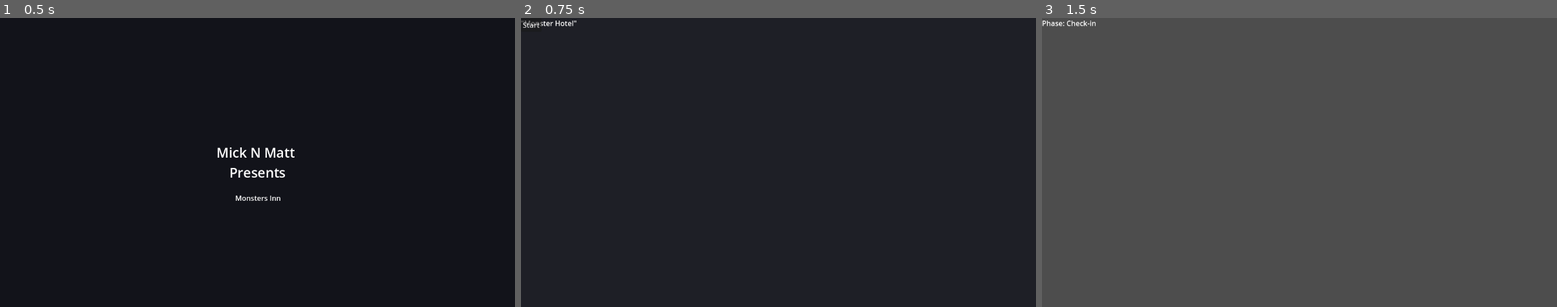
Above: before the commit, frames 1-3 (left to right).
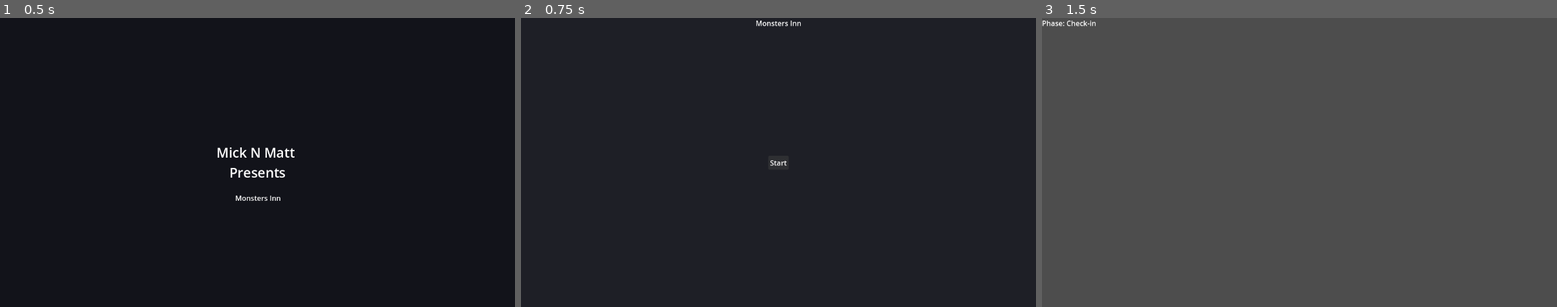
Above: after the commit, the same moments.

Repository: mwhittaker1/monsters_inn
Game: Godot game, scene res://scenes/Splash.tscn
The game is run twice, just before and just after one commit, with the same random seed, the same clock (stepped at 60 frames per second) and the same inputs.
Inputs:
- Up to frame 1 (0.5 s): no input
- Up to frame 2 (0.75 s): tap Enter (ui_accept) at 0.5 s; hold Right (ui_right) from 0.53 s (still down); hold Enter (ui_accept) from 0.53 s (still down)
- Up to frame 3 (1.5 s): release Right (ui_right) at 1.25 s; release Enter (ui_accept) at 1.25 s; click "Start" at 1.25 s

Frame 1 is identical in both runs. In frame 2, 0.3% of the frame differs, in the area x 0-55%, y 0-52%; in frame 3, nothing differs.
Error before the commit: Trying to assign value of type 'AudioStreamPlayer2D' to a variable of type 'AudioStreamPlayer'. (res://scripts/AudioManager.gd:4)
Error after the commit: Parse Error: Unexpected "?" in source. If you want a ternary operator, use "truthy_value if true_condition else falsy_value". (res://scripts/GameManager.gd:41)

Commit message:
working out bugs in gamescreen.

Diff:
--- a/project.godot
+++ b/project.godot
@@ -15,6 +15,14 @@
 config/features=PackedStringArray("4.4", "GL Compatibility")
 config/icon="res://icon.svg"
 
+[autoload]
+
+AudioManager="*res://scripts/AudioManager.gd"
+
+[editor]
+
+version_control/main_scene=""
+
 [rendering]
 
 renderer/rendering_method="gl_compatibility"
--- a/scenes/MainMenu.tscn
+++ b/scenes/MainMenu.tscn
@@ -21,12 +21,29 @@
 color = Color(0.117647, 0.121569, 0.14902, 1)
 
 [node name="Title" type="Label" parent="."]
-offset_right = 40.0
+layout_mode = 1
+anchors_preset = 5
+anchor_left = 0.5
+anchor_right = 0.5
+offset_left = -51.5
+offset_right = 51.5
 offset_bottom = 23.0
-text = "\"Monster Hotel\""
+grow_horizontal = 2
+text = "Monsters Inn"
 horizontal_alignment = 1
+vertical_alignment = 1
 
 [node name="StartButton" type="Button" parent="."]
-offset_right = 8.0
-offset_bottom = 8.0
+layout_mode = 1
+anchors_preset = 8
+anchor_left = 0.5
+anchor_top = 0.5
+anchor_right = 0.5
+anchor_bottom = 0.5
+offset_left = -23.0
+offset_top = -15.5
+offset_right = 23.0
+offset_bottom = 15.5
+grow_horizontal = 2
+grow_vertical = 2
 text = "Start"
--- a/scenes/game.tscn
+++ b/scenes/game.tscn
@@ -1,37 +1,42 @@
-[gd_scene load_steps=9 format=3 uid="uid://bla7pl27j4trd"]
+[gd_scene load_steps=11 format=3 uid="uid://bla7pl27j4trd"]
 
-[ext_resource type="Script" uid="uid://dv1oh8fno7a5y" path="res://scripts/AudioManager.gd" id="1_uwrxv"]
-[ext_resource type="Script" uid="uid://bij8t8762jeo8" path="res://scripts/Player.gd" id="2_yqjtg"]
-[ext_resource type="Script" uid="uid://dku03teb0bgom" path="res://scripts/EventManager.gd" id="3_p57ef"]
-[ext_resource type="Script" uid="uid://c4flt4sl48pat" path="res://scripts/InventoryManager.gd" id="4_u5sy4"]
-[ext_resource type="Script" uid="uid://c3goydtt83vop" path="res://scripts/TaskManager.gd" id="5_gee14"]
-[ext_resource type="Script" uid="uid://bkyg8w0wc7a8i" path="res://scripts/HUD.gd" id="6_0tnpc"]
-[ext_resource type="Script" uid="uid://cdts3k106mbtk" path="res://scripts/TextBoxManager.gd" id="7_gee14"]
-[ext_resource type="Script" uid="uid://dp6skwu4kg477" path="res://scripts/GameManager.gd" id="8_0tnpc"]
+[ext_resource type="Script" uid="uid://dv1oh8fno7a5y" path="res://scripts/AudioManager.gd" id="1_400sg"]
+[ext_resource type="Script" uid="uid://bij8t8762jeo8" path="res://scripts/Player.gd" id="2_g4kob"]
+[ext_resource type="Script" uid="uid://dp6skwu4kg477" path="res://scripts/GameManager.gd" id="3_qy1jj"]
+[ext_resource type="Script" uid="uid://dku03teb0bgom" path="res://scripts/EventManager.gd" id="4_3xj3m"]
+[ext_resource type="Script" uid="uid://c4flt4sl48pat" path="res://scripts/InventoryManager.gd" id="5_mcffj"]
+[ext_resource type="Script" uid="uid://c3goydtt83vop" path="res://scripts/TaskManager.gd" id="6_2rd6h"]
+[ext_resource type="Script" uid="uid://bkyg8w0wc7a8i" path="res://scripts/HUD.gd" id="7_7ua8r"]
+[ext_resource type="Script" uid="uid://cdts3k106mbtk" path="res://scripts/TextBoxManager.gd" id="8_r7sob"]
+[ext_resource type="Script" uid="uid://bbag0p5mxud0f" path="res://scripts/Room.gd" id="9_qy1jj"]
+[ext_resource type="Script" uid="uid://kc84holhcb8s" path="res://scripts/GuestMonster.gd" id="10_3xj3m"]
 
 [node name="Game" type="Node"]
-script = ExtResource("1_uwrxv")
+script = ExtResource("1_400sg")
 
 [node name="Player" type="Node2D" parent="."]
 position = Vector2(64, 64)
-script = ExtResource("2_yqjtg")
+script = ExtResource("2_g4kob")
 
 [node name="AudioManager" type="AudioStreamPlayer2D" parent="."]
-script = ExtResource("1_uwrxv")
+script = ExtResource("1_400sg")
 
 [node name="BGM" type="AudioStreamPlayer2D" parent="AudioManager"]
 
 [node name="SFX" type="AudioStreamPlayer2D" parent="AudioManager"]
 
+[node name="GameManager" type="Node" parent="."]
+script = ExtResource("3_qy1jj")
+
 [node name="EventManager" type="Node" parent="."]
-script = ExtResource("3_p57ef")
+script = ExtResource("4_3xj3m")
 metadata/_custom_type_script = "uid://dku03teb0bgom"
 
 [node name="InventoryManager" type="Node" parent="."]
-script = ExtResource("4_u5sy4")
+script = ExtResource("5_mcffj")
 
 [node name="TaskManager" type="Node" parent="."]
-script = ExtResource("5_gee14")
+script = ExtResource("6_2rd6h")
 
 [node name="UILayer" type="CanvasLayer" parent="."]
 
@@ -53,21 +58,23 @@
 anchors_preset = 0
 offset_right = 40.0
 offset_bottom = 40.0
-script = ExtResource("7_gee14")
+script = ExtResource("8_r7sob")
 
 [node name="Rooms" type="Node2D" parent="."]
 
 [node name="Room0" type="Node2D" parent="Rooms"]
+script = ExtResource("9_qy1jj")
 
 [node name="Room1" type="Node2D" parent="Rooms"]
+script = ExtResource("9_qy1jj")
 
 [node name="Room2" type="Node2D" parent="Rooms"]
+script = ExtResource("9_qy1jj")
 
 [node name="Monsters" type="Node2D" parent="."]
 
 [node name="MonsterA" type="Node2D" parent="Monsters"]
+script = ExtResource("10_3xj3m")
 
 [node name="MonsterB" type="Node2D" parent="Monsters"]
-
-[node name="GameManager" type="Node" parent="."]
-script = ExtResource("8_0tnpc")
+script = ExtResource("10_3xj3m")
--- a/scripts/AudioManager.gd
+++ b/scripts/AudioManager.gd
@@ -1,27 +1,29 @@
 extends Node
 
-# Uses 2D/3D-agnostic AudioStreamPlayers arranged in children
-@onready var bgm: AudioStreamPlayer = $BGM
-@onready var sfx: AudioStreamPlayer = $SFX
+var bgm: AudioStreamPlayer
+var sfx: AudioStreamPlayer
+
+func _ready() -> void:
+	bgm = AudioStreamPlayer.new()
+	add_child(bgm)
+	sfx = AudioStreamPlayer.new()
+	add_child(sfx)
 
 var library := {
-"lobby": null, # Can be replaced with real .ogg later
-"night": null,
-"panic": null,
-"ding": null,
-"buzz": null,
+	"lobby": null,
+	"night": null,
+	"panic": null,
+	"ding": null,
+	"buzz": null,
 }
 
 func play_bgm(key: String) -> void:
-	if !library.has(key):
-		return
+	if !library.has(key): return
 	bgm.stop()
 	bgm.stream = library[key]
 	bgm.play()
 
-
 func play_sfx(key: String) -> void:
-	if !library.has(key):
-		return
+	if !library.has(key): return
 	sfx.stream = library[key]
 	sfx.play()
--- a/scripts/GameManager.gd
+++ b/scripts/GameManager.gd
@@ -1,65 +1,55 @@
 extends Node
 
 signal phase_changed(new_phase)
-
 enum Phase { CHECK_IN, EXPLORE, DELIVERY }
 
-@onready var audio: Node = $AudioManager
-@onready var events: Node = $EventManager
-@onready var tasks: Node = $TaskManager
-@onready var inventory: Node = $InventoryManager
-@onready var ui_layer: CanvasLayer = $UILayer
+@onready var ui_layer: CanvasLayer = $UILayer  # (this IS a scene node)
 
 var current_phase: Phase = Phase.CHECK_IN
-var day:int = 1
-var hotel_rating: float = 3.0 # 1–5 for end screen
+var day: int = 1
+var hotel_rating: float = 3.0
 
 func _ready() -> void:
-	# Boot splash: load Lobby and start check-in music
 	_change_phase(Phase.CHECK_IN)
-	audio.play_bgm("lobby")
-
+	# Start music via autoload singleton
+	if AudioManager:
+		AudioManager.play_bgm("lobby")
+	else:
+		push_error("AudioManager autoload missing or misnamed")
 
 func _process(delta: float) -> void:
-	# Optional global hotkeys for jam debugging
 	if Input.is_action_just_pressed("ui_page_up"):
 		_next_phase()
 	elif Input.is_action_just_pressed("ui_page_down"):
 		_prev_phase()
 
-
 func _next_phase() -> void:
 	var next := (int(current_phase) + 1) % Phase.size()
 	_change_phase(next)
-
 
 func _prev_phase() -> void:
 	var prev := int(current_phase) - 1
 	if prev < 0:
 		prev = Phase.size() - 1
-		_change_phase(prev)
-
+	_change_phase(prev)  # <- moved outside the if
 
 func _change_phase(new_phase: int) -> void:
 	current_phase = new_phase
 	emit_signal("phase_changed", current_phase)
 	match current_phase:
 		Phase.CHECK_IN:
-			audio.play_bgm("lobby")
-			# Spawn 2–3 random monsters with needs
-			events.seed_check_in_day(day)
+			AudioManager?.play_bgm("lobby")
+			EventManager?.seed_check_in_day(day)
 			ui_layer.get_node("HUD").set_phase_name("Check-In")
 		Phase.EXPLORE:
-			audio.play_bgm("night")
-			events.roll_random_events()
+			AudioManager?.play_bgm("night")
+			EventManager?.roll_random_events()
 			ui_layer.get_node("HUD").set_phase_name("Explore")
 		Phase.DELIVERY:
-			audio.play_bgm("panic")
+			AudioManager?.play_bgm("panic")
 			ui_layer.get_node("HUD").set_phase_name("Delivery")
 
-
 func end_day() -> void:
-	# Simple end-of-day scoring
-	hotel_rating = clampf(hotel_rating + tasks.get_daily_delta(), 1.0, 5.0)
+	hotel_rating = clampf(hotel_rating + TaskManager.get_daily_delta(), 1.0, 5.0)
 	day += 1
 	_change_phase(Phase.CHECK_IN)
--- a/scripts/MainMenu.gd
+++ b/scripts/MainMenu.gd
@@ -8,6 +8,5 @@
 		start_btn.pressed.connect(_on_start_pressed)
 
 func _on_start_pressed() -> void:
-	# NOTE: your file is `game.tscn` (lowercase g) in your screenshot.
-	get_tree().change_scene_to_file("res://scenes/game.tscn")
+	get_tree().change_scene_to_file("res://scenes/Game.tscn")
 	print("Start pressed")
Not shown: 1 places in scenes/game.tscn that only renumber resources
